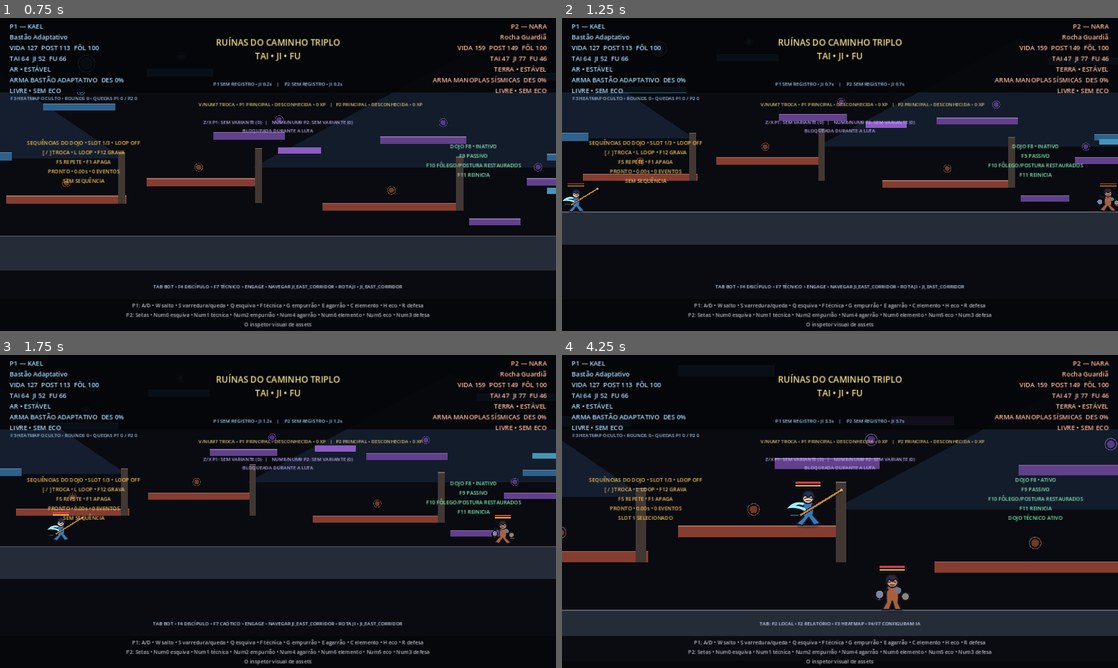
Above: before the commit, frames 1-4 (two rows, left to right).
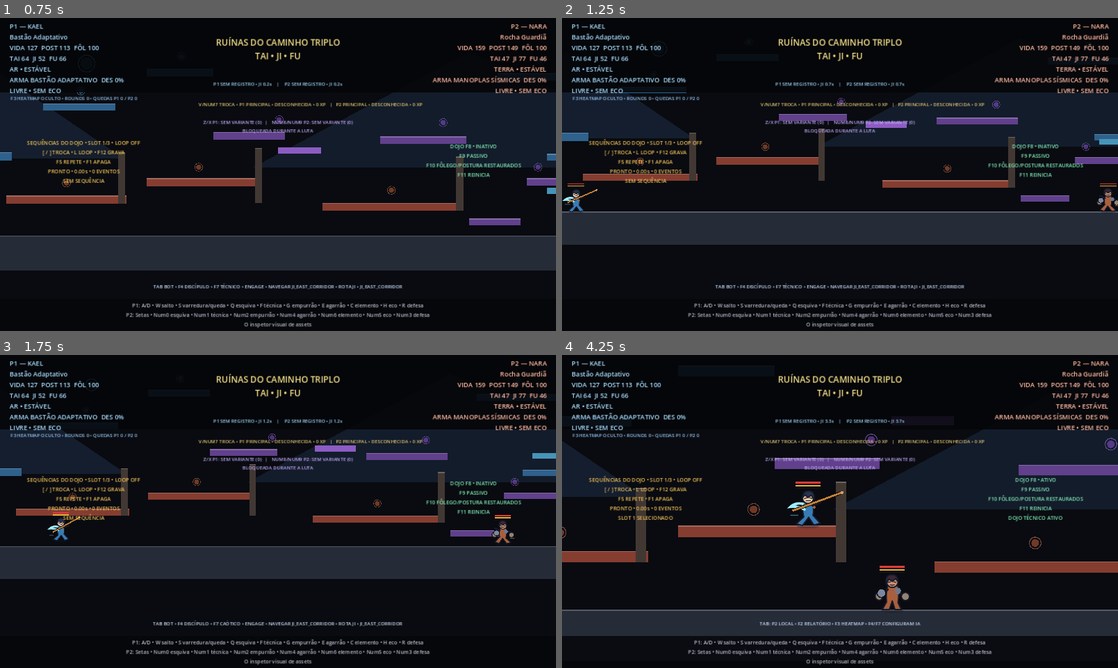
Above: after the commit, the same moments.

Repository: Tehkne-Solutions/taijifu-masters
Game: Godot game, scene res://scenes/main.tscn
Same seed, same stepped clock (60 frames per second), same inputs: the game is played once before the commit and once after it.
Inputs:
- Up to frame 1 (0.75 s): tap Enter (start_match) at 0.5 s; hold D (p1_right) from 0.53 s (still down); tap K (clear_variant_comparison) at 0.6 s
- Up to frame 2 (1.25 s): keep holding D (p1_right); tap W (p1_jump) at 0.77 s
- Up to frame 3 (1.75 s): keep holding D (p1_right); tap F7 (cycle_bot_personality) at 1.35 s; tap W (p1_jump) at 1.52 s
- Up to frame 4 (4.25 s): release D (p1_right) at 2.03 s; hold A (p1_left) 2.03-2.78 s; tap ] (dojo_next_slot) at 2.1 s; hold D (p1_right) from 2.78 s (still down); tap [ (dojo_previous_slot) at 2.85 s; tap W (p1_jump) at 3.02, 3.77 s; tap F8 (dojo_toggle) at 3.6 s

Frame 1 is identical in both runs. In frame 2, less than 0.1% of the frame differs, in the area x 0-100%, y 54-60%; in frame 3, less than 0.1%; in frame 4, 0.2%, in the area x 41-61%, y 42-78%.

Commit message:
feat(visual): prender armas aos encaixes do atlas

Diff:
--- a/scripts/visual/fighter_visual_overlay.gd
+++ b/scripts/visual/fighter_visual_overlay.gd
@@ -17,7 +17,6 @@
 func _draw() -> void:
 	if not is_instance_valid(_fighter):
 		return
-
 	var technique := _fighter._current_technique
 	var path_id := &"neutral"
 	if is_instance_valid(technique):
@@ -25,17 +24,18 @@
 	var path_color := CombatVisualCatalog.path_color(path_id)
 	var weapon_color := CombatVisualCatalog.weapon_color(_fighter.equipped_weapon_id)
 	var facing := _fighter.facing
-	var attack_strength := 0.45
-	if _fighter._attack_phase == FighterController.AttackPhase.ACTIVE:
-		attack_strength = 1.0
-	elif _fighter._attack_phase == FighterController.AttackPhase.STARTUP:
-		attack_strength = 0.72
-	elif _fighter._attack_phase == FighterController.AttackPhase.RECOVERY:
-		attack_strength = 0.34
-
-	if not is_instance_valid(_sprite_presenter) or not _sprite_presenter.has_active_sprite():
+	var attack_strength := TechniqueVisualTimeline.phase_energy(_fighter)
+	var character_id := &"kael"
+	var state_id := &"idle"
+	var frame_index := 0
+	if is_instance_valid(_sprite_presenter) and _sprite_presenter.has_active_sprite():
+		character_id = _sprite_presenter.character_id()
+		state_id = _sprite_presenter.current_state_id()
+		frame_index = _sprite_presenter.current_frame_index()
+	else:
 		_draw_face_expression(path_color)
-	_draw_weapon_pose(weapon_color, path_id, facing, attack_strength)
+	var attachment := CharacterAttachmentCatalog.attachment(character_id, state_id, frame_index, facing)
+	_draw_weapon_pose(weapon_color, path_id, facing, attack_strength, attachment)
 	_draw_path_feedback(path_id, path_color, facing, attack_strength)
 	_draw_state_feedback(path_color, facing)
 
@@ -55,39 +55,50 @@
 	draw_circle(Vector2(-4.3, eye_y), 1.5, path_color)
 	draw_circle(Vector2(4.3, eye_y), 1.5, path_color)
 
-func _draw_weapon_pose(color: Color, path_id: StringName, facing: float, strength: float) -> void:
+func _draw_weapon_pose(
+	color: Color,
+	path_id: StringName,
+	facing: float,
+	strength: float,
+	attachment: Dictionary
+) -> void:
 	match _fighter.equipped_weapon_id:
 		&"training_staff":
-			_draw_staff(color, path_id, facing, strength)
+			_draw_staff(color, path_id, facing, strength, attachment)
 		&"wind_wraps":
-			_draw_wind_wraps(color, path_id, facing, strength)
+			_draw_wind_wraps(color, path_id, facing, strength, attachment)
 		&"seismic_gauntlets", &"breaker_gauntlets":
-			_draw_gauntlets(color, path_id, facing, strength)
+			_draw_gauntlets(color, path_id, facing, strength, attachment)
 		_:
-			_draw_unarmed(color, path_id, facing, strength)
+			_draw_unarmed(color, path_id, facing, strength, attachment)
 
-func _draw_staff(color: Color, path_id: StringName, facing: float, strength: float) -> void:
-	var hand := Vector2(11.0 * facing, -21.0)
-	var angle := -0.55
-	if path_id == &"tai":
-		angle = -0.12
-	elif path_id == &"ji":
-		angle = 0.48
-	elif path_id == &"fu":
-		angle = -0.88 + sin(_time * 8.0) * 0.08
-	if _fighter._attack_phase == FighterController.AttackPhase.ACTIVE:
-		angle += 0.52 * facing
+func _draw_staff(color: Color, path_id: StringName, facing: float, strength: float, attachment: Dictionary) -> void:
+	var hand: Vector2 = attachment.get("hand", Vector2(11.0 * facing, -21.0))
+	var rear_hand: Vector2 = attachment.get("rear_hand", Vector2(-12.0 * facing, -25.0))
+	var angle := float(attachment.get("angle", -0.56))
+	var reach_scale := float(attachment.get("reach", 1.0))
+	match path_id:
+		&"tai":
+			angle += 0.34
+		&"ji":
+			angle += 0.72
+		&"fu":
+			angle -= 0.22 + sin(_time * 8.0) * 0.06
+	angle += TechniqueVisualTimeline.weapon_angle_offset(_fighter)
 	var direction := Vector2(cos(angle) * facing, sin(angle))
-	var tip := hand + direction * (72.0 + strength * 18.0)
-	var back := hand - direction * 35.0
+	var tip := hand + direction * (68.0 + strength * 19.0) * reach_scale
+	var back := rear_hand - direction * (20.0 + strength * 12.0)
 	draw_line(back, tip, Color(0.07, 0.045, 0.03, 0.9), 8.0)
 	draw_line(back, tip, color, 4.6)
+	draw_circle(hand, 3.0, color.darkened(0.18))
 	draw_circle(tip, 3.5, color.lightened(0.25))
 
-func _draw_wind_wraps(color: Color, path_id: StringName, facing: float, strength: float) -> void:
+func _draw_wind_wraps(color: Color, path_id: StringName, facing: float, strength: float, attachment: Dictionary) -> void:
 	var phase := _time * 6.0
-	var origin := Vector2(16.0 * facing, -18.0)
-	var reach := 45.0 + strength * 24.0
+	var origin: Vector2 = attachment.get("hand", Vector2(16.0 * facing, -18.0))
+	var rear_origin: Vector2 = attachment.get("rear_hand", Vector2(-13.0 * facing, -24.0))
+	var reach_scale := float(attachment.get("reach", 1.0))
+	var reach := (45.0 + strength * 24.0) * reach_scale
 	if path_id == &"tai":
 		reach += 16.0
 	var ribbon_a := PackedVector2Array([
@@ -97,30 +108,36 @@
 		origin + Vector2((reach + 18.0) * facing, cos(phase) * 8.0)
 	])
 	var ribbon_b := PackedVector2Array([
-		Vector2(-13.0 * facing, -24.0),
-		Vector2(-28.0 * facing, -4.0),
-		Vector2((-42.0 - strength * 10.0) * facing, sin(phase + 1.4) * 15.0)
+		rear_origin,
+		rear_origin + Vector2(-15.0 * facing, 20.0),
+		rear_origin + Vector2((-42.0 - strength * 10.0) * facing, sin(phase + 1.4) * 15.0)
 	])
 	draw_polyline(ribbon_a, color, 5.0, true)
 	draw_polyline(ribbon_b, Color(color, 0.68), 3.2, true)
 
-func _draw_gauntlets(color: Color, path_id: StringName, facing: float, strength: float) -> void:
-	var lead := Vector2((24.0 + strength * 14.0) * facing, -15.0)
-	var rear := Vector2(-14.0 * facing, -24.0)
+func _draw_gauntlets(color: Color, path_id: StringName, facing: float, strength: float, attachment: Dictionary) -> void:
+	var hand: Vector2 = attachment.get("hand", Vector2(24.0 * facing, -15.0))
+	var rear_hand: Vector2 = attachment.get("rear_hand", Vector2(-14.0 * facing, -24.0))
+	var extension := Vector2((strength * 13.0 + 6.0) * facing, 0.0)
+	if _fighter._attack_phase == FighterController.AttackPhase.RECOVERY:
+		extension *= 0.25
+	var lead := hand + extension
 	var radius := 9.0 if path_id != &"ji" else 12.0
 	if _fighter._attack_phase == FighterController.AttackPhase.ACTIVE:
 		radius += 3.0
 	draw_circle(lead, radius + 3.0, Color(0.04, 0.045, 0.06, 0.9))
 	draw_circle(lead, radius, color)
-	draw_circle(rear, radius * 0.82, color.darkened(0.12))
+	draw_circle(rear_hand, radius * 0.82, color.darkened(0.12))
 	if path_id == &"ji":
 		draw_rect(Rect2(lead.x - 9.0, lead.y + 8.0, 18.0, 6.0), color.lightened(0.18))
 
-func _draw_unarmed(color: Color, path_id: StringName, facing: float, strength: float) -> void:
-	var lead := Vector2((24.0 + strength * 10.0) * facing, -15.0)
+func _draw_unarmed(color: Color, path_id: StringName, facing: float, strength: float, attachment: Dictionary) -> void:
+	var hand: Vector2 = attachment.get("hand", Vector2(24.0 * facing, -15.0))
+	var rear_hand: Vector2 = attachment.get("rear_hand", Vector2(-18.0 * facing, -21.0))
+	var lead := hand + Vector2((strength * 10.0) * facing, 0.0)
 	draw_circle(lead, 5.5, color)
 	if path_id == &"fu":
-		draw_circle(Vector2(-18.0 * facing, -21.0), 4.0, Color(color, 0.72))
+		draw_circle(rear_hand, 4.0, Color(color, 0.72))
 
 func _draw_path_feedback(path_id: StringName, color: Color, facing: float, strength: float) -> void:
 	if _fighter._attack_phase == FighterController.AttackPhase.NONE or path_id == &"neutral":
